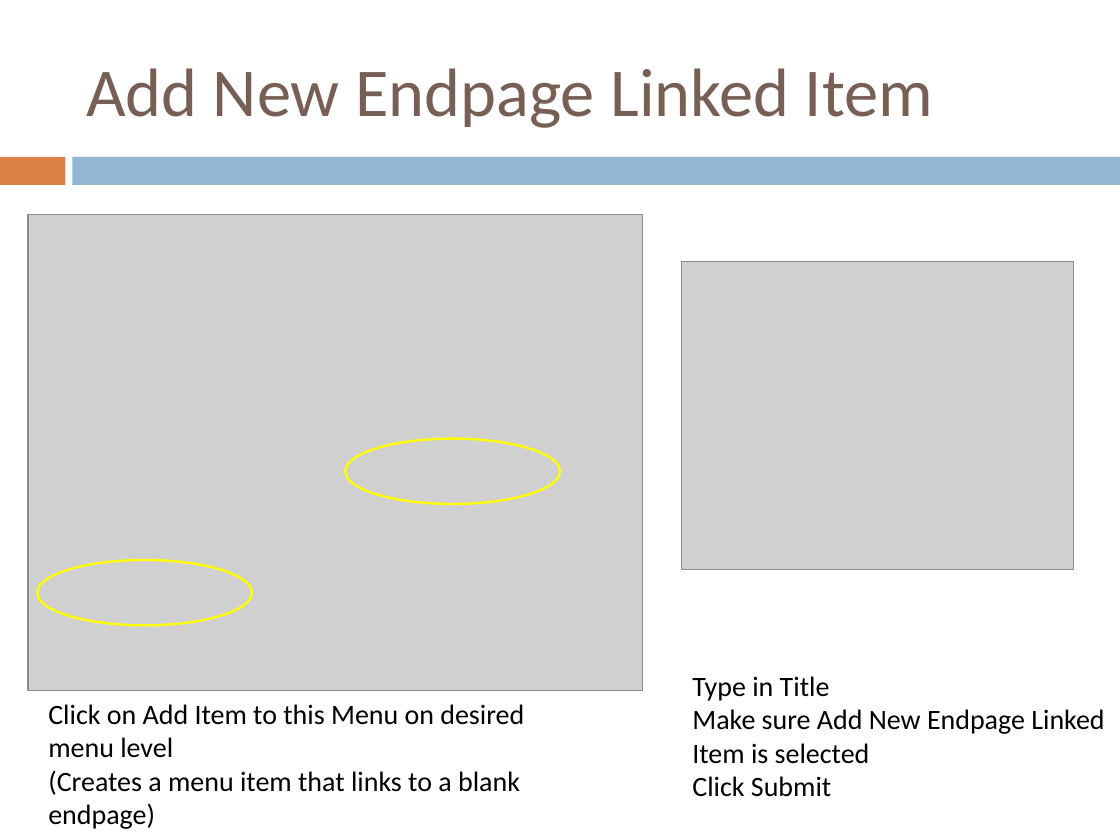
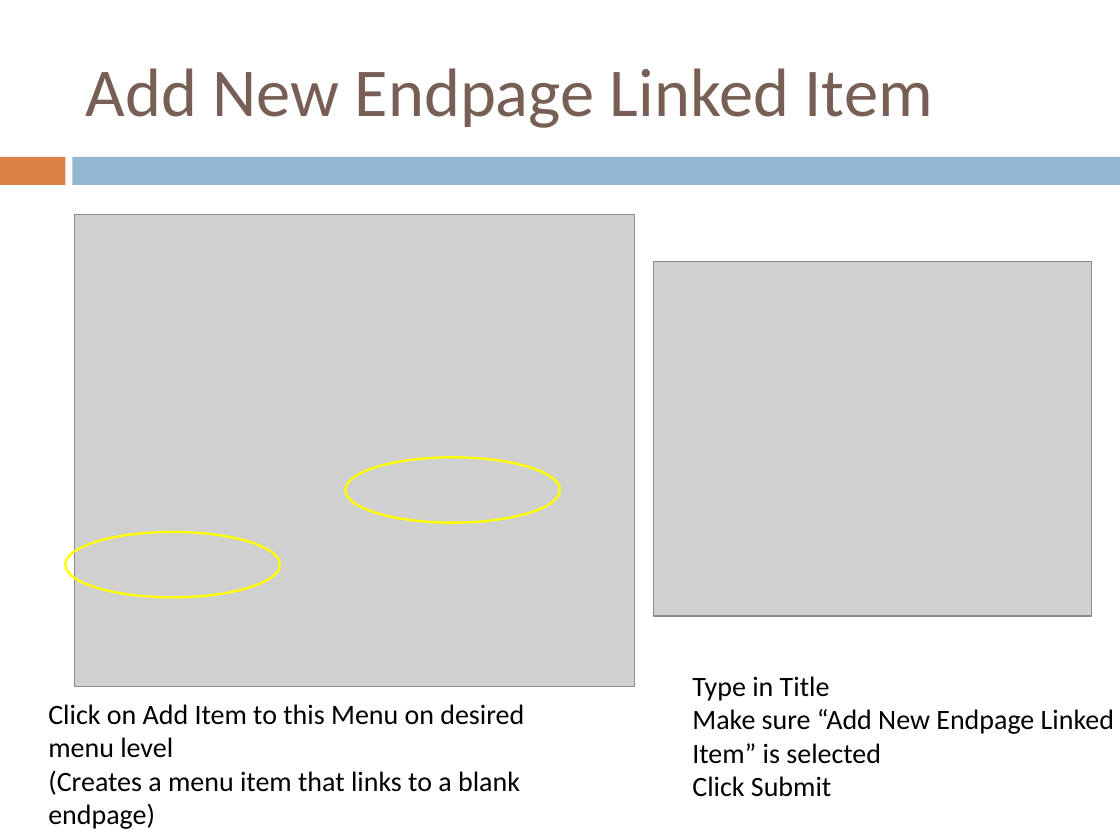
Before and after one commit to anochens/475-Pitt-Health-frontend, a slide deck: slide 8 of data-entry/Data Entry User Guide.pptx. Drawn at 1120x840 pixels with LibreOffice and Linux fonts; fonts in the diff are those of the drawing; grey boxes stand for pictures. Boxes give left, top, right and bottom in pixels: in the first picture for what was removed or moved away, otherwise in the second. Text is boxed around its words. In the diff, an @@ line names an element or a change of style, - is before the commit and + after.

```diff
--- a/data-entry/Data Entry User Guide.pptx
+++ b/data-entry/Data Entry User Guide.pptx
@@ picture resized from (x1=28, y1=215, x2=643, y2=691) to (x1=75, y1=215, x2=635, y2=688) @@
@@ picture resized from (x1=681, y1=261, x2=1073, y2=569) to (x1=653, y1=261, x2=1092, y2=616) @@
@@ ellipse moved from (x1=345, y1=439, x2=560, y2=504) to (x1=345, y1=457, x2=560, y2=522) @@
@@ ellipse moved from (x1=37, y1=560, x2=252, y2=625) to (x1=65, y1=532, x2=280, y2=597) @@
@@ text at (x1=692, y1=709, x2=1114, y2=764): text changed @@
-Make sure Add New Endpage Linked Item is selected
+Make sure “Add New Endpage Linked Item” is selected
```
Also in this commit, not shown: 7 other slides changed, 2 other files.
